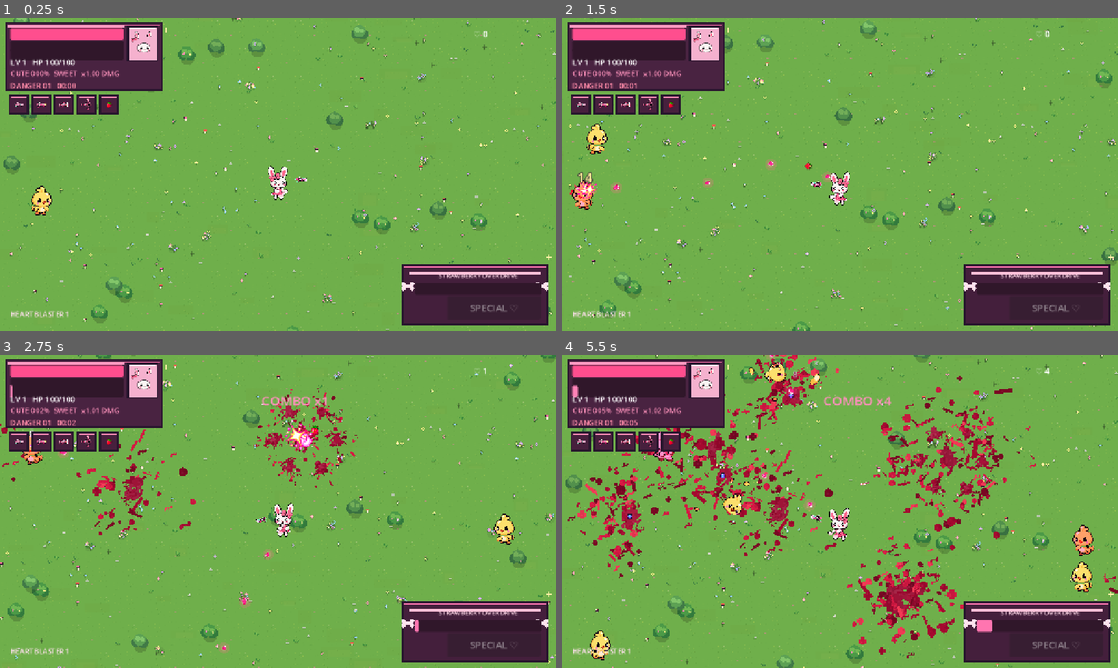
Above: before the commit, frames 1-4 (two rows, left to right).
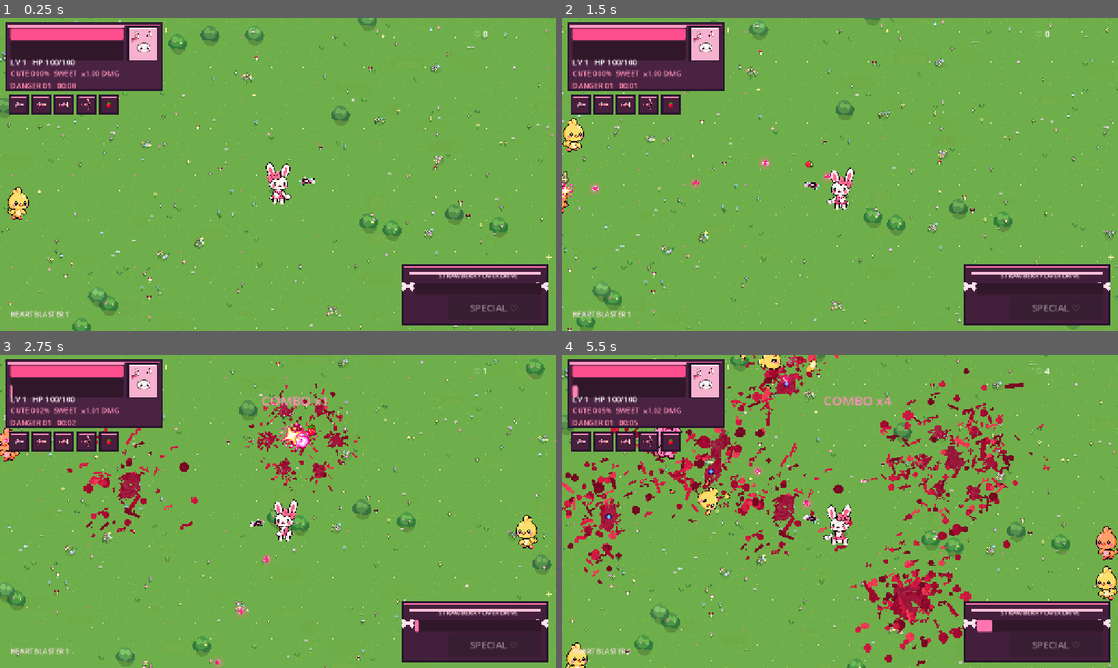
Above: after the commit, the same moments.

Repository: ramonsamagaio/cutecuterampage
Game: Godot game, scene res://scenes/Main.tscn
Two runs of this game, one before a commit and one after it. Both use one fixed random seed, a clock stepped at 60 frames per second and the inputs below.
Inputs (mouse positions are in pixels of both pictures, inside the frame that each line leads up to):
- Up to frame 1 (0.25 s): no input
- Up to frame 2 (1.5 s): tap Enter at 0.5 s; move the mouse to (962, 158) at 0.52 s; hold Right (ui_right) 0.53-1.28 s; tap Shift at 0.6 s; tap Space at 0.77 s; move the mouse to (728, 190) at 1.27 s; hold Down (ui_down) from 1.28 s (still down); tap Z at 1.35 s
- Up to frame 3 (2.75 s): tap Space at 1.52 s; move the mouse to (333, 442) at 2.02 s; release Down (ui_down) at 2.03 s; hold Right (ui_right) from 2.03 s (still down); tap X at 2.1 s
- Up to frame 4 (5.5 s): move the mouse to (812, 574) at 2.77 s; release Right (ui_right) at 2.78 s; hold Up (ui_up) 2.78-3.53 s; tap C at 2.85 s; tap Space at 3.02, 3.77, 4.52 s; move the mouse to (1006, 558) at 3.52 s; hold Left (ui_left) 3.53-5.03 s; tap Shift at 3.6 s; move the mouse to (673, 464) at 4.27 s; tap Z at 4.35 s; move the mouse to (867, 511) at 5.02 s; hold Down (ui_down) from 5.03 s (still down); tap X at 5.1 s

The runs differ from the first frame. In frame 1, 6.4% of the frame differs, in the area x 0-100%, y 0-100%; in frame 2, 6.9%; in frame 3, 8.9%; in frame 4, 20%.

Commit message:
presentation: enlarge Taffi, zoom camera and add grounding shadow

Diff:
--- a/scenes/actors/Taffi.tscn
+++ b/scenes/actors/Taffi.tscn
@@ -7,6 +7,12 @@
 
 [node name="Taffi" type="CharacterBody2D"]
 script = ExtResource("1_taffi")
+
+[node name="GroundShadow" type="Polygon2D" parent="."]
+position = Vector2(0, 14)
+polygon = PackedVector2Array(-19, 0, -15, -5, -7, -8, 7, -8, 15, -5, 19, 0, 14, 5, 6, 7, -6, 7, -14, 5)
+color = Color(0.12, 0.18, 0.1, 0.23)
+z_index = -8
 
 [node name="Visual" type="Node2D" parent="."]
 scale = Vector2(3, 3)
@@ -159,11 +165,12 @@
 
 [node name="AimRig" type="Node" parent="."]
 script = ExtResource("4_aim")
-visual_scale = 3.0
+visual_scale = 3.45
 
 [node name="AnimationPlayer" type="AnimationPlayer" parent="."]
 
 [node name="Camera2D" type="Camera2D" parent="."]
 position = Vector2(0, -20)
+zoom = Vector2(1.1, 1.1)
 position_smoothing_enabled = true
 position_smoothing_speed = 8.0
